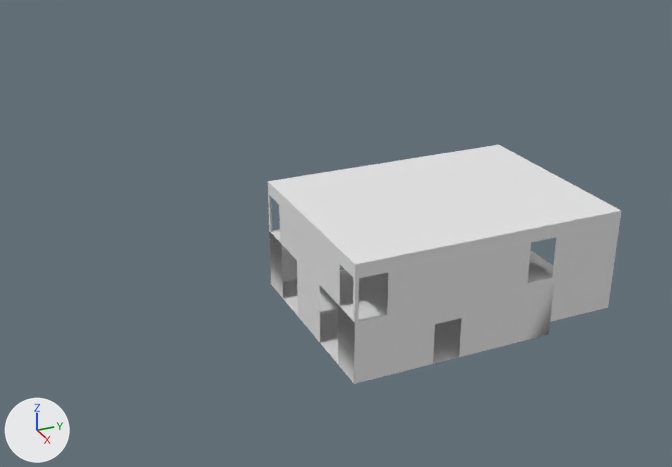
The FBX model PitLord/Assets/Rooms/RoomSpawn_M.fbx as it was, and as the next commit left it.
Before and after are seen from a camera (50 mm lens) standing at (120.5, -43.3, 66.8) and looking at (16.3, 3.6, 14.7). Lighting does not change. The marker at lower left points along +X, +Y and +Z. Vertices at the same position are counted once.
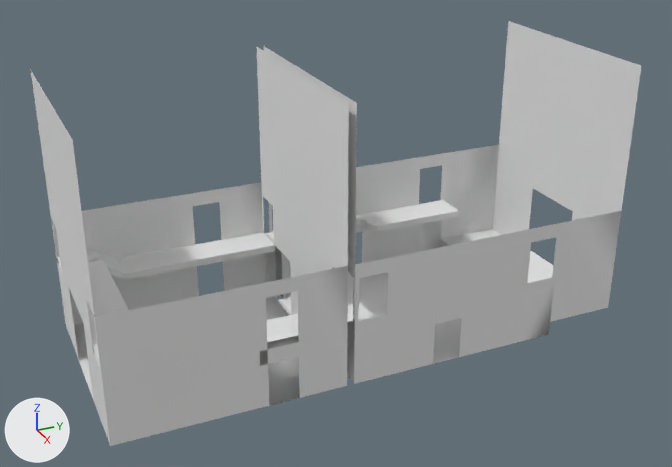
What differs and where, as boxes (x1, y1, x2, y2) in the pictures (672 x 467 px):
'Plane', reshaped (73% wider, 77% taller)
    before: (268, 145, 621, 384)
    after: (31, 21, 641, 446)
part 1 of me_plane_003, built on
    before: (268, 145, 621, 264)
    after: (31, 21, 641, 446)

The change, as a diff of the scene's bpy script:
```diff
--- a/PitLord/Assets/Rooms/RoomSpawn_M.fbx.py
+++ b/PitLord/Assets/Rooms/RoomSpawn_M.fbx.py
@@ me_plane_003 @@
 # used by ob_plane; location = (0.0, 0.0, 0.0)
-me_plane_003.from_pydata(...)  # 112 vertices, 56 faces; spans x 0.0..30.0, y 0.0..41.0, z 0.0..17.0
+me_plane_003.from_pydata(...)  # 268 vertices, 146 faces; spans x 0.0..30.0, y -31.0..41.0, z 0.0..37.0
+# me_plane_003 part 1
+# 4 vertices are removed from x 0.0..5.0, y 15.0, z 8.0..9.0
+# 8 faces are deleted
+# 96 vertices are added at x 0.0..30.0, y -31.0..40.0, z 0.0..37.0
+# 8 new vertices lie (0.0, -1.0, 0.0) away from vertices in x 0.5..29.5, y 0.0, z 0.0..9.0
+# 6 new vertices lie (0.0, 0.0, 8.0) away from vertices in x 0.5..29.5, y -1.0, z 0.0..9.0
+# 22 new vertices lie (0.0, 0.0, 1.0) away from vertices in x 0.0..25.0, y -31.0..15.7, z 8.0..12.0
+# 9 new vertices lie (5.0, 0.0, 0.0) away from vertices in x 25.0, y -31.0..-1.0, z 0.0..11.0
+# 9 new vertices lie (-5.0, 0.0, 0.0) away from vertices in x 5.0, y -31.0..-1.0, z 0.0..11.0
+# 10 new vertices lie (0.0, 0.0, 17.0) away from vertices in x 0.0..30.0, y -31.0..-11.5, z 0.0
+# 21 new faces join them, mat_wall (white #e7e7e7)
+# 76 new faces join them, mat_floor (white #e7e7e7)
+# 1 new face joins them, mat_ceiling (white #e7e7e7)
 me_plane_003.materials.append(mat_floor)
```
